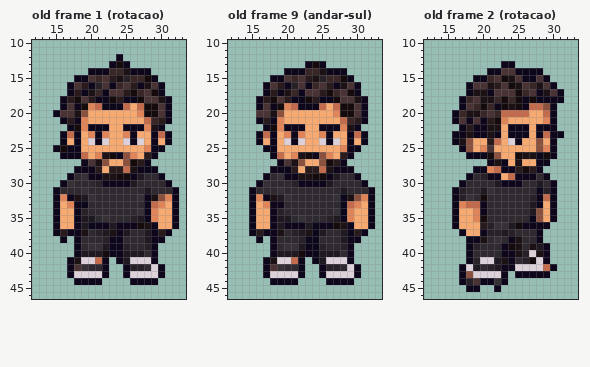
Pixel-art file, stored at pixel-art/jpgma/saida/jpgma.aseprite. Above, as it was before the edit.
48x48 pixels, 312 frames. Colours within 5 levels of each other are drawn and written as one. Shown: old frame 1 (rotacao): x 12..33, y 10..46; old frame 9 (andar-sul): x 12..33, y 10..46; old frame 2 (rotacao): x 12..33, y 10..46. The commit also changed other frames, which this record leaves out.
Once edited:
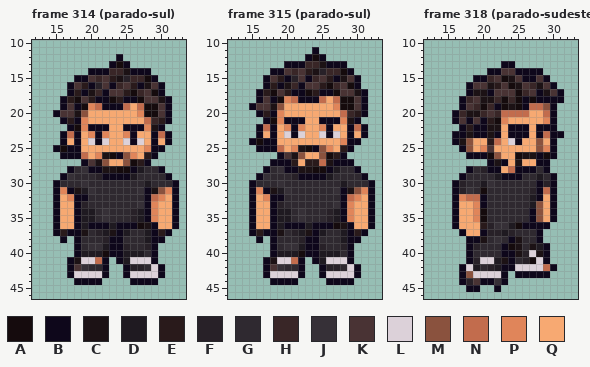
Palette (. is transparent): A #150b0d  B #0e071b  C #1c1215  D #1f1a21  E #291a1b  F #282128  G #2f2930  H #392627  J #363037  K #493334  L #dcd1d9  M #8a523e  N #c26c4d  P #e0855a  Q #f7a972
A new or re-ordered frame is compared with the old frame closest to it.
Difference:
frames 312 -> 344
--- frame 314 (parado-sul) is new; against old frame 1 (rotacao)
@@ x 12..33 @@
 27 .......BKCMQQMAEB.....
-28 ......BBBEQEENCBBB....
-29 .....BGJBBCCAABDGGB...
-30 ....BJGGGFBBBBDGGGGB..
-31 ...BGGGJGGGGGGGGDGGGB.
-32 ...BPBCDJGGGGGGJBCMPB.
-33 ...BQPBBGGGGGGGGBNPQB.
-34 ...BQQBFGGGGGGGJBPQQB.
+28 .....BGJBBCCAABDGGB...
+29 ....BJGGGFBBBBDGGGGB..
+30 ...BGGGJGGGGGGGGDGGGB.
+31 ...BPBCDJGGGGGGJBCMPB.
+32 ...BQPBBGGGGGGGGBNPQB.
+33 ...BQQBFGGGGGGGJBPQQB.
+34 ...BQQBDDGJGGGFDBPQQB.
 35 ...BQQBDDGJGGGFDBPQQB.
--- frame 315 (parado-sul) is new; against old frame 9 (andar-sul)
@@ x 12..33 @@
 10 ......................
-11 ......................
-12 ......................
-13 ...........BAB........
-14 ........BBBHHCBBB.....
-15 ......BBKHKECFHHAB....
-16 .....BKEBFKBHKEBCKB...
-17 .....BEBCHBKKEAHKAB...
-18 ....BEAKEBBAEBBAKKCB..
-19 ....BKBAPNBBBNQNAAKB..
-20 ....KKCMQQQQQQQPAAKB..
-21 ....BEBPQQQQQQQQNHEB..
-22 .....BAPBBBQQBBBPCB...
-23 ....BNBQPBPQQPBQQBNB..
-24 ....BQBQLBLQQLBLQBQB..
-25 .....BBQQQQQQQQQPBB...
-26 ......BNQPCABMPQEB....
-27 .......BKCMQQMAEB.....
-28 ......BBBEQEENCBBB....
-29 .....BGJBBCCAABDGGB...
-30 ....BJGGGFBBBBDGGGGB..
-31 ...BGGGJGGGGGGGGDGGGB.
-32 ...BPBCDJGGGGGGJBCMPB.
-33 ...BQPBBGGGGGGGGBNPQB.
-34 ...BQQBFGGGGGGGJBPQQB.
+11 ............B.........
+12 ...........BAB........
+13 ........BBBHHCBBB.....
+14 ......BBKHKECFHHAB....
+15 .....BKEBFKBHKEBCKB...
+16 .....BEBCHBKKEAHKAB...
+17 ....BEAKEBBAEBBAKKCB..
+18 ....BKBAPNBBBNQNAAKB..
+19 ...BKKCMQQQQQQQPAAKB..
+20 ....BEBPQQQQQQQQNHEB..
+21 .....BAPBBBQQBBBPCB...
+22 ....BNBQPBPQQPBQQBNB..
+23 ....BQBQLBLQQLBLQBQB..
+24 ...BABBQQQQQQQQQPBB...
+25 ....BBBNQPCABMPQEB....
+26 .......BKCMQQMAEB.....
+27 ......BBBEQEENCBBB....
+28 .....BGJBBCCAABDGGB...
+29 ....BJGGGFBBBBDGGGGB..
+30 ...BGGGJGGGGGGGGDGGGB.
+31 ...BPBCDJGGGGGGJBCMPB.
+32 ...BQPBBGGGGGGGGBNPQB.
+33 ...BQQBFGGGGGGGJBPQQB.
+34 ...BQQBDDGJGGGFDBPQQB.
 35 ...BQQBDDGJGGGFDBPQQB.
--- frame 318 (parado-sudeste) is new; against old frame 2 (rotacao)
@@ x 12..33 @@
 27 .........BCBQCQQBB....
-28 .......BBPNBBEAEB.....
-29 ......BGFBBQNBBBGB....
-30 .....BGGGGDBBBGGDGB...
-31 ....BFGGDJGGGGGGBFB...
-32 ....BFJGAGGGGGGFBNB...
-33 ....BPNNBGGGGGGDBQB...
-34 ....BQQPBGGGGGGDMQB...
+28 ......BGFBBQNBBBGB....
+29 .....BGGGGDBBBGGDGB...
+30 ....BFGGDJGGGGGGBFB...
+31 ....BFJGAGGGGGGFBNB...
+32 ....BPNNBGGGGGGDBQB...
+33 ....BQQPBGGGGGGDMQB...
+34 ....BQQPAGGGGGGBMQB...
 35 ....BQQPAGGGGGGBMQB...
Pixel boxes of the changes (left, top, right, bottom) in both pictures:
changed: (53, 166, 179, 215)
changed: (249, 47, 375, 215)
changed: (452, 166, 557, 215)
